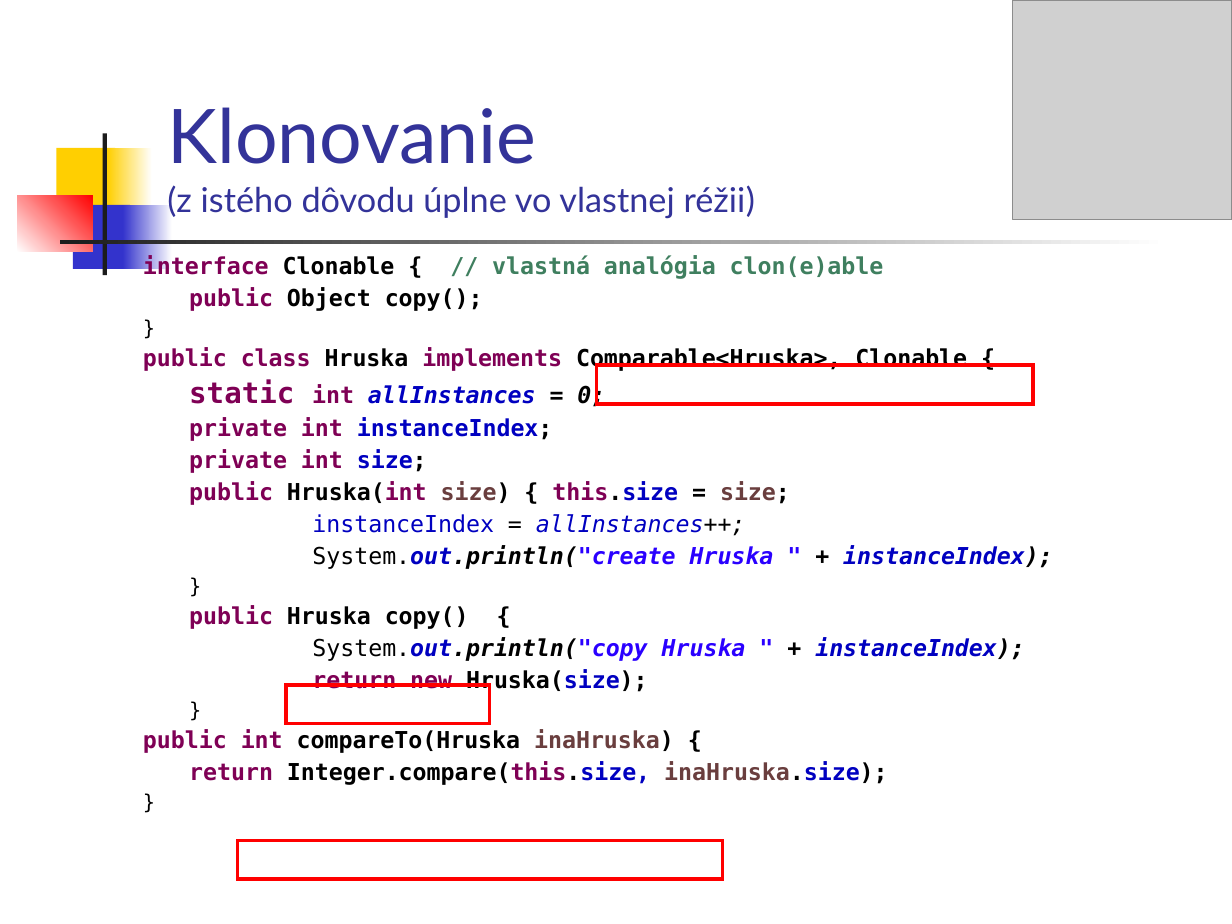
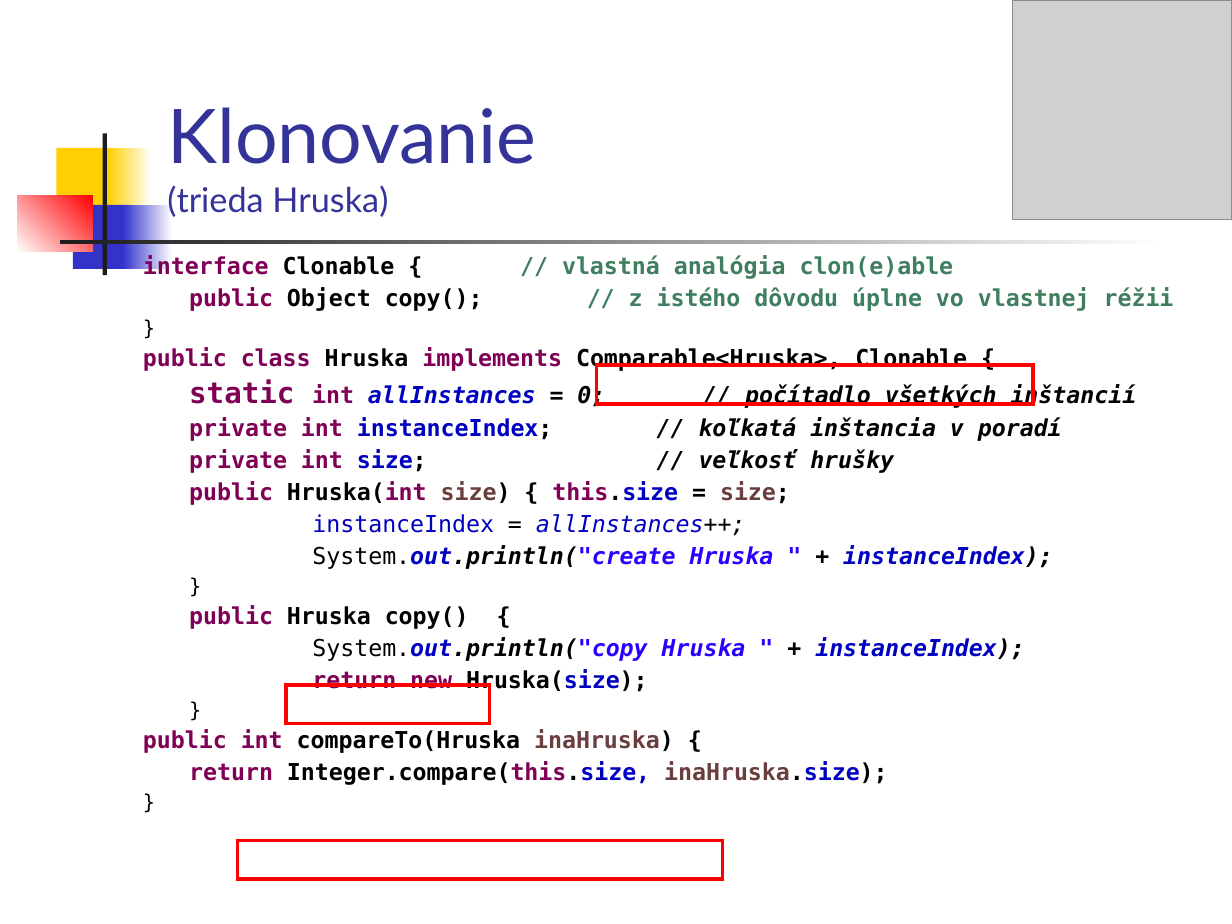
Before and after one commit to Programovanie4/Prednasky, a slide deck: slide 17 of 06/06_java_intro.ppt (slide 16 before the commit). Drawn at 1232x924 pixels with LibreOffice and Linux fonts; fonts in the diff are those of the drawing; grey boxes stand for pictures. Boxes give left, top, right and bottom in pixels: in the first picture for what was removed or moved away, otherwise in the second. Text is boxed around its words. In the diff, an @@ line names an element or a change of style, - is before the commit and + after.

```diff
--- a/06/06_java_intro.ppt
+++ b/06/06_java_intro.ppt
@@ title at bbox=[167, 107, 536, 217]: text changed @@
-Klonovanie
-(z istého dôvodu úplne vo vlastnej réžii)
+Klonovanie
+(trieda Hruska)
@@ text at bbox=[629, 287, 1174, 311]: text changed; text colour #000000 to #3F7F5F @@
-public Object copy();
+public Object copy(); // z istého dôvodu úplne vo vlastnej réžii
@@ text at bbox=[189, 380, 1137, 473]: text changed; text colour #7F0055 to #000000; italic on @@
-static int allInstances = 0;
-private int instanceIndex;
-private int size;
+static int allInstances = 0; // počítadlo všetkých inštancií
+private int instanceIndex; // koľkatá inštancia v poradí
+private int size; // veľkosť hrušky
```
Also in this commit, not shown: 10 other slides changed, 1 slide added, 3 other files.
